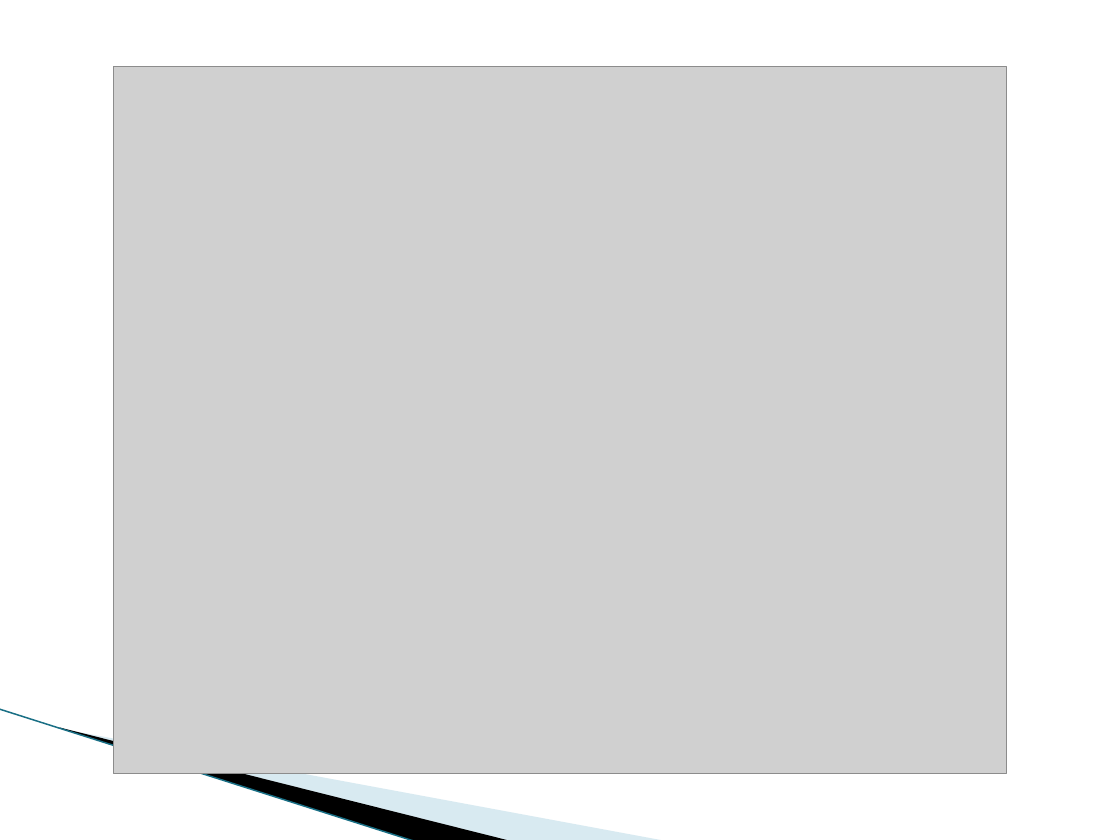
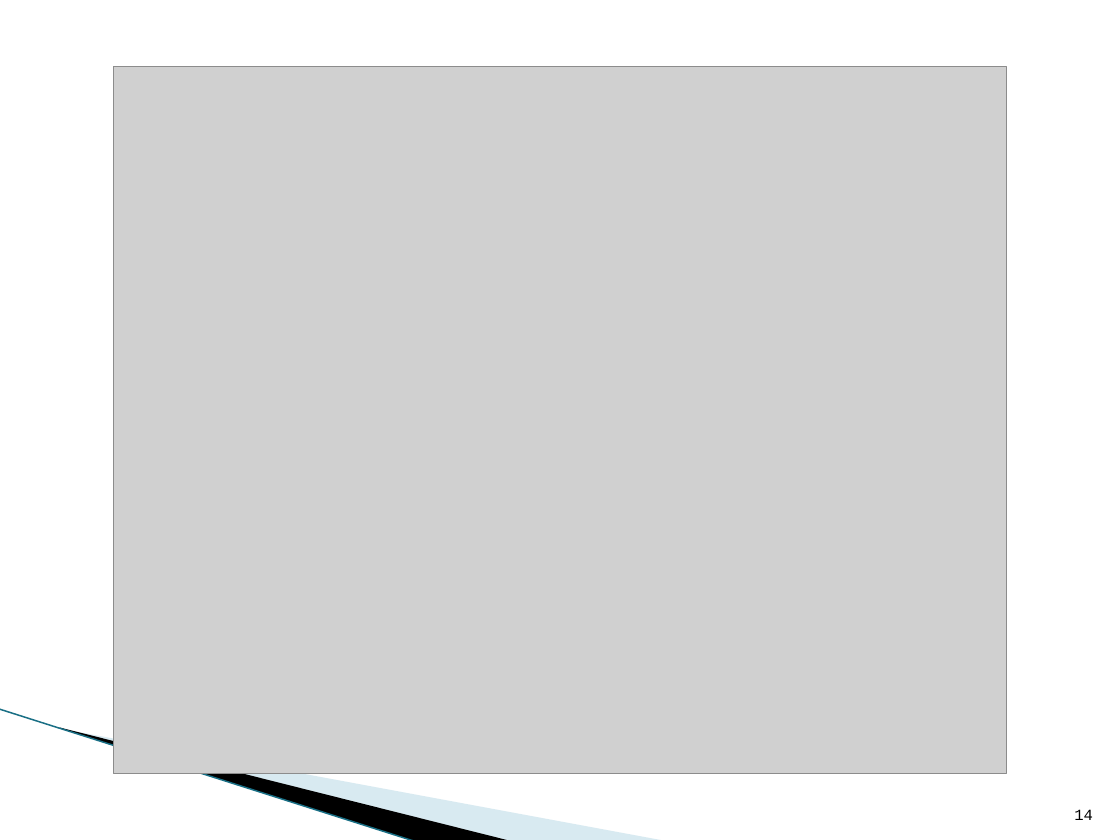
Before and after one commit to rhodajiao/DVFinalProject, a slide deck: slide 14 of 00 Doc/International Cancer Data.pptx. Drawn at 1120x840 pixels with LibreOffice and Linux fonts; fonts in the diff are those of the drawing; grey boxes stand for pictures; background and template pictures are left out. Boxes give left, top, right and bottom in pixels: in the first picture for what was removed or moved away, otherwise in the second. Text is boxed around its words. In the diff, an @@ line names an element or a change of style, - is before the commit and + after.

```diff
--- a/00 Doc/International Cancer Data.pptx
+++ b/00 Doc/International Cancer Data.pptx
@@ page number added at (1074, 809, 1093, 820), 10 pt, text #000000 @@
+14
```
Also in this commit, not shown: 17 other slides changed, 2 slides added, 2 slides removed, 1 other file.
